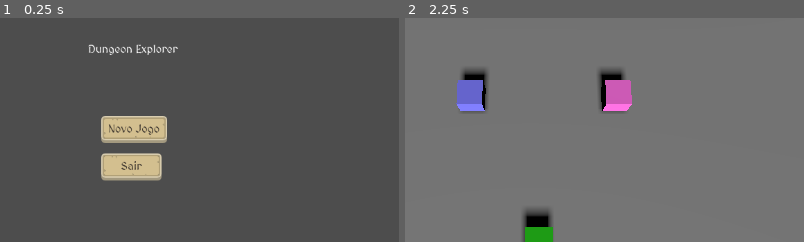
Above: before the commit, frames 1-2 (left to right).
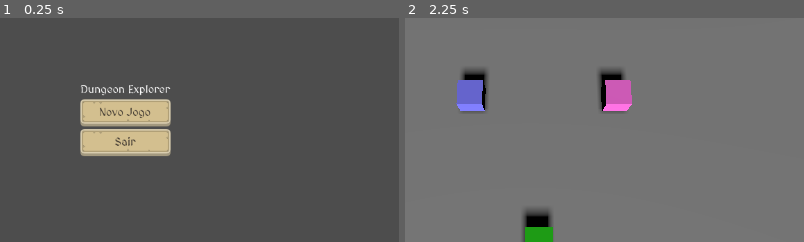
Above: after the commit, the same moments.

Repository: lazaromenezes/dungeon-explorer-godot
Game: Godot game, scene res://scenes/title_window/main_menu.tscn
The game is run twice, just before and just after one commit, with the same random seed, the same clock (stepped at 60 frames per second) and the same inputs.
Inputs:
- Up to frame 1 (0.25 s): no input
- Up to frame 2 (2.25 s): click "Novo Jogo" at 0.5 s; click "Voltar" at 1.25 s; click "Novo Jogo" at 2 s
The pictures show only the part of the screen within x 34-84%, y 27-77%; the shares and areas given below are measured in that part.

The runs differ from the first frame. In frame 1, 7.2% of the frame differs, in the area x 20-45%, y 11-73%; in frame 2, nothing differs.

Commit message:
Anchor and layout adjustments

Diff:
--- a/scenes/dungeon/dungeon.tscn
+++ b/scenes/dungeon/dungeon.tscn
@@ -108,7 +108,17 @@
 script = ExtResource("13_bd57x")
 
 [node name="NextWaveDialog" parent="ExplorationHUD" instance=ExtResource("12_5w3xi")]
+visible = false
 layout_mode = 1
+anchors_preset = 8
+anchor_left = 0.5
+anchor_top = 0.5
+anchor_right = 0.5
+anchor_bottom = 0.5
+offset_left = -576.0
+offset_top = -324.0
+offset_right = -576.0
+offset_bottom = -324.0
 message = "Ir para o próximo nível?"
 confirm_button = "Sim"
 cancel_button = "Não"
@@ -145,14 +155,32 @@
 text = "Fase do Turno: %s"
 
 [node name="GameOverDialog" parent="ExplorationHUD" instance=ExtResource("7_qitpp")]
-layout_mode = 0
-anchors_preset = 0
-anchor_right = 0.0
-anchor_bottom = 0.0
-grow_horizontal = 1
-grow_vertical = 1
+visible = false
+layout_mode = 1
+anchors_preset = 8
+anchor_left = 0.5
+anchor_top = 0.5
+anchor_right = 0.5
+anchor_bottom = 0.5
+offset_left = -576.0
+offset_top = -324.0
+offset_right = -576.0
+offset_bottom = -324.0
 message = "Você não tem mais ações"
 ok_button = "Fugir"
+
+[node name="Alert" parent="ExplorationHUD" instance=ExtResource("7_qitpp")]
+visible = false
+layout_mode = 1
+anchors_preset = 8
+anchor_left = 0.5
+anchor_top = 0.5
+anchor_right = 0.5
+anchor_bottom = 0.5
+offset_left = -576.0
+offset_top = -324.0
+offset_right = -576.0
+offset_bottom = -324.0
 
 [connection signal="cancelled" from="ExplorationHUD/NextWaveDialog" to="." method="_on_next_wave_cancelled"]
 [connection signal="confirmed" from="ExplorationHUD/NextWaveDialog" to="." method="_on_next_wave_confirmed"]
--- a/scenes/dungeon/hud.gd
+++ b/scenes/dungeon/hud.gd
@@ -5,16 +5,12 @@
 const DRAGON_AWARENESS_LABEL: String = "Alerta de Dragão: %d"
 const CURRENT_PHASE_LABEL: String = "Fase do Turno: %s"
 
-const Alert = preload("res://scenes/ui/alert/alert.tscn")
-
 func show_alert(message: String):
-	var alert = Alert.instantiate()
-	alert.visible = false
-	alert.message = message
-	add_child(alert)
-	alert.show()
-	await alert.confirmed
-	alert.queue_free()
+	$Alert.visible = false
+	$Alert.message = message
+	$Alert.show()
+	await $Alert.confirmed
+	$Alert.hide()
 
 func ask_for_next_wave():
 	$NextWaveDialog.show()
--- a/scenes/title_window/main_menu.tscn
+++ b/scenes/title_window/main_menu.tscn
@@ -13,30 +13,34 @@
 grow_vertical = 2
 theme = ExtResource("1_vwgv8")
 
-[node name="NewGameButton" type="Button" parent="."]
-layout_mode = 0
-offset_left = 541.0
-offset_top = 319.0
-offset_right = 628.0
-offset_bottom = 350.0
+[node name="HFlowContainer" type="HFlowContainer" parent="."]
+layout_mode = 1
+anchors_preset = 8
+anchor_left = 0.5
+anchor_top = 0.5
+anchor_right = 0.5
+anchor_bottom = 0.5
+offset_left = -20.0
+offset_top = -20.0
+offset_right = 20.0
+offset_bottom = 20.0
+grow_horizontal = 2
+grow_vertical = 2
+
+[node name="Label" type="Label" parent="HFlowContainer"]
+layout_mode = 2
+text = "Dungeon Explorer"
+horizontal_alignment = 1
+vertical_alignment = 1
+
+[node name="NewGameButton" type="Button" parent="HFlowContainer"]
+layout_mode = 2
+size_flags_horizontal = 3
 text = "Novo Jogo"
 script = ExtResource("1_iatvn")
 
-[node name="QuitButton" type="Button" parent="."]
-layout_mode = 0
-offset_left = 541.0
-offset_top = 373.0
-offset_right = 628.0
-offset_bottom = 404.0
+[node name="QuitButton" type="Button" parent="HFlowContainer"]
+layout_mode = 2
+size_flags_horizontal = 3
 text = "Sair"
 script = ExtResource("2_unrpa")
-
-[node name="Label" type="Label" parent="."]
-layout_mode = 0
-offset_left = 517.0
-offset_top = 211.0
-offset_right = 657.0
-offset_bottom = 237.0
-text = "Dungeon Explorer"
-horizontal_alignment = 1
-vertical_alignment = 1
--- a/scenes/ui/alert/alert.gd
+++ b/scenes/ui/alert/alert.gd
@@ -1,15 +1,25 @@
-extends Panel
+extends Control
 
-@export var message: String = ""
-@export var ok_button: String = "OK"
+@export var message: String = "":
+	set(value):
+		message = value
+		_update_ui()
+
+@export var ok_button: String = "OK":
+	set(value):
+		ok_button = value
+		_update_ui()
 
 signal confirmed()
 
 func _ready():
-	$Dialog/VBoxContainer/Label.text = message
-	$Dialog/VBoxContainer/HBoxContainer/OkButton.text = ok_button
 	$Dialog/VBoxContainer/HBoxContainer/OkButton.pressed.connect(_on_ok_pressed)
+	_update_ui()
 
 func _on_ok_pressed():
 	confirmed.emit()
 	hide()
+
+func _update_ui():
+	$Dialog/VBoxContainer/Label.text = message
+	$Dialog/VBoxContainer/HBoxContainer/OkButton.text = ok_button
--- a/scenes/ui/alert/alert.tscn
+++ b/scenes/ui/alert/alert.tscn
@@ -1,16 +1,14 @@
-[gd_scene load_steps=3 format=3 uid="uid://d0xpbbjnv8a0o"]
+[gd_scene load_steps=2 format=3 uid="uid://d0xpbbjnv8a0o"]
 
 [ext_resource type="Script" path="res://scenes/ui/alert/alert.gd" id="1_aqbej"]
-[ext_resource type="Theme" uid="uid://2bkh2fwjvfve" path="res://themes/kenney-rpg-ui-theme/kenney-rpg-ui-theme.tres" id="1_pcpqy"]
 
-[node name="Alert" type="Panel"]
-visible = false
+[node name="Alert" type="Control"]
+layout_mode = 3
 anchors_preset = 15
 anchor_right = 1.0
 anchor_bottom = 1.0
 grow_horizontal = 2
 grow_vertical = 2
-theme = ExtResource("1_pcpqy")
 script = ExtResource("1_aqbej")
 
 [node name="Dialog" type="PanelContainer" parent="."]
--- a/scenes/ui/confirm_dialog/confirm_dialog.gd
+++ b/scenes/ui/confirm_dialog/confirm_dialog.gd
@@ -1,4 +1,4 @@
-extends Panel
+extends Control
 
 @export var message: String = ""
 @export var confirm_button: String = "Confirm"
--- a/scenes/ui/confirm_dialog/confirm_dialog.tscn
+++ b/scenes/ui/confirm_dialog/confirm_dialog.tscn
@@ -1,16 +1,14 @@
-[gd_scene load_steps=3 format=3 uid="uid://bolydffmm1fbj"]
+[gd_scene load_steps=2 format=3 uid="uid://bolydffmm1fbj"]
 
 [ext_resource type="Script" path="res://scenes/ui/confirm_dialog/confirm_dialog.gd" id="1_licbp"]
-[ext_resource type="Theme" uid="uid://2bkh2fwjvfve" path="res://themes/kenney-rpg-ui-theme/kenney-rpg-ui-theme.tres" id="1_lsjjj"]
 
-[node name="ConfirmDialog" type="Panel"]
-visible = false
+[node name="ConfirmDialog" type="Control"]
+layout_mode = 3
 anchors_preset = 15
 anchor_right = 1.0
 anchor_bottom = 1.0
 grow_horizontal = 2
 grow_vertical = 2
-theme = ExtResource("1_lsjjj")
 script = ExtResource("1_licbp")
 
 [node name="Dialog" type="PanelContainer" parent="."]
